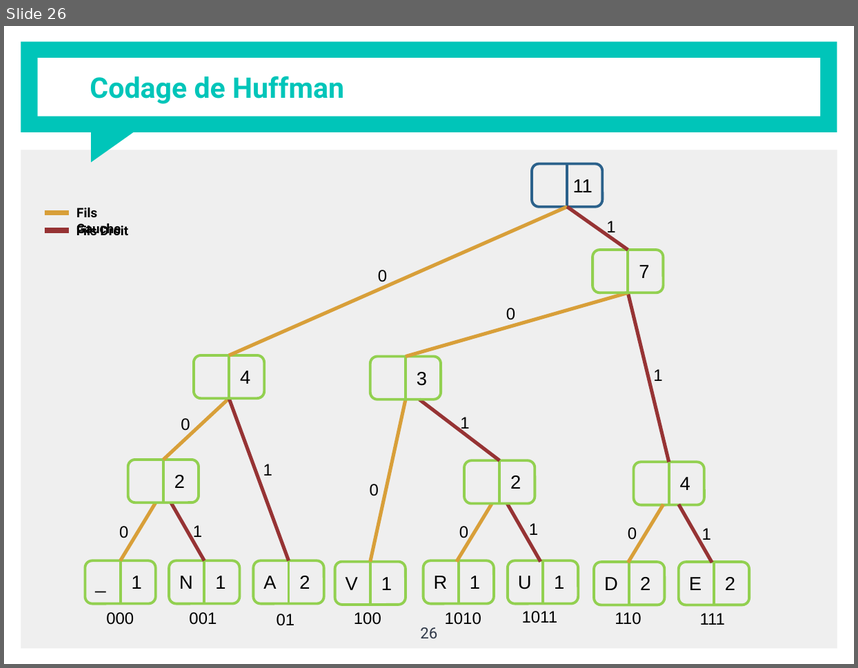
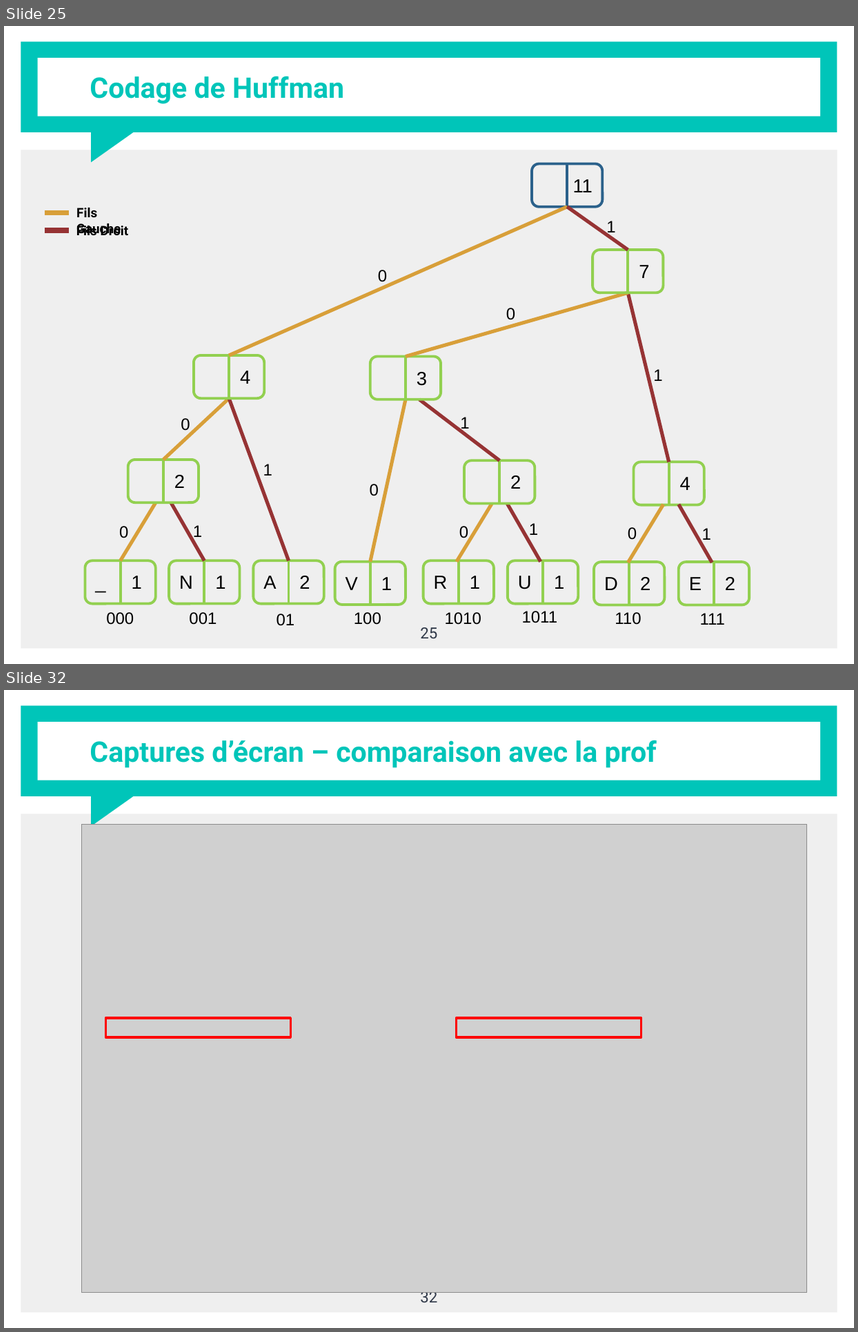
Before and after one commit to evandadure/Huffman_coding, a slide deck: Evan_Dadure_Presentation_Huffmann.pptx. Shown one above the other, each under a label of ours: slide 26 before the commit, slides 25 and 32 after it; the slides between them are not shown. The pictures are 858x668 and 858x1332 pixels, drawn with LibreOffice and Linux fonts; fonts in the diff are those of the drawing; grey boxes stand for pictures. Boxes give left, top, right and bottom in pixels: in the first picture for what was removed or moved away, otherwise in the second. Text is boxed around its words. In the diff, an @@ line names an element or a change of style, - is before the commit and + after.

```diff
--- a/Evan_Dadure_Presentation_Huffmann.pptx
+++ b/Evan_Dadure_Presentation_Huffmann.pptx
@@ slide 32 added at [4,690,854,1328], background #FFFFFF; not listed: 4 template elements that a slide beside it also shows @@
@@ title added at [90,740,657,768], 24 pt, text #00C5B9, bold @@
+Captures d’écran – comparaison avec la prof
@@ picture added at [81,825,807,1292] @@
@@ rectangle added at [106,1018,291,1038], outline #FF0000 2 pt @@
@@ rectangle added at [456,1018,642,1038], outline #FF0000 2 pt @@
@@ page number added at [420,1292,437,1302], 13 pt, text #2F3848 @@
+32
@@ what was slide 26 is now slide 25 @@
@@ page number at [420,627,437,638]: text changed @@
-26
+25
```
Also in this commit, not shown: 2 slides changed, 6 other slides added, 1 slide removed, 9 other files.
